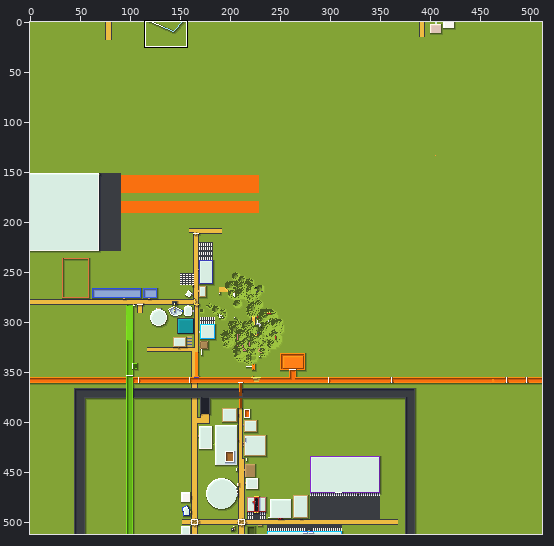
File history of a sprite sheet, tiles/-4,-1.png. The first picture is a wide view before the edit; the outline marks the close-up.
Close-up. The starting point:
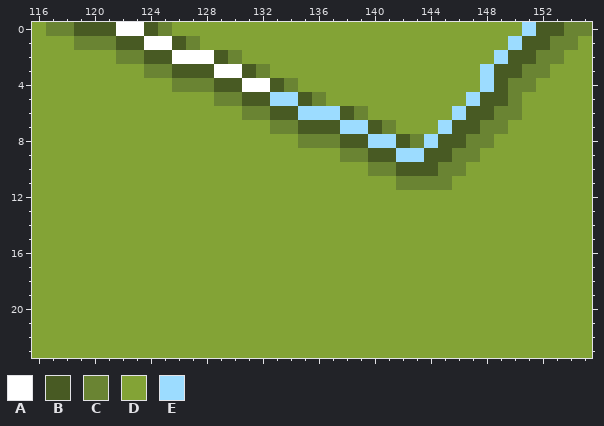
The file is 512x512 pixels. Colours within 5 levels of each other are drawn and written as one. Shown: x 116..155, y 0..23.
Palette (. is transparent): A #ffffff  B #485a23  C #6a8433  D #83a336  E #9cdcff
And afterwards:
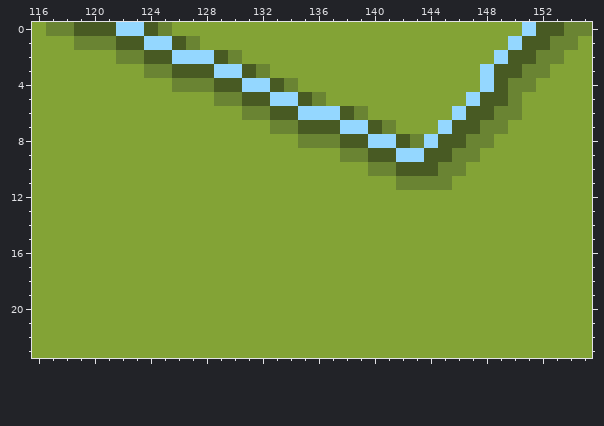
Edits made:
@@ palette @@
-E #9cdcff
+E #94d7ff
@@ x 120..134 @@
- 0 BBAABCDDDDDDDDD
- 1 CCBBAABCDDDDDDD
- 2 DDCCBBAAABCDDDD
- 3 DDDDCCBBBAABCDD
- 4 DDDDDDCCCBBAABC
+ 0 BBEEBCDDDDDDDDD
+ 1 CCBBEEBCDDDDDDD
+ 2 DDCCBBEEEBCDDDD
+ 3 DDDDCCBBBEEBCDD
+ 4 DDDDDDCCCBBEEBC
  5 DDDDDDDDDCCBBEE
Pixel boxes of the changes (left, top, right, bottom) in both close-ups:
changed: (116, 22, 536, 162)
